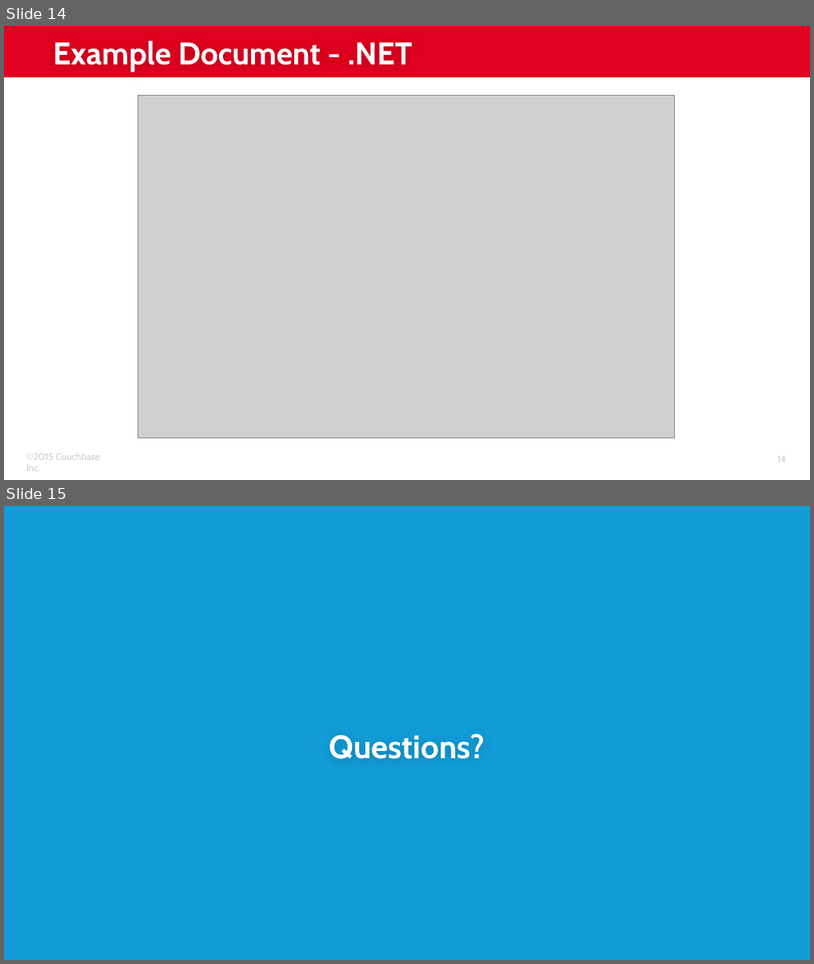
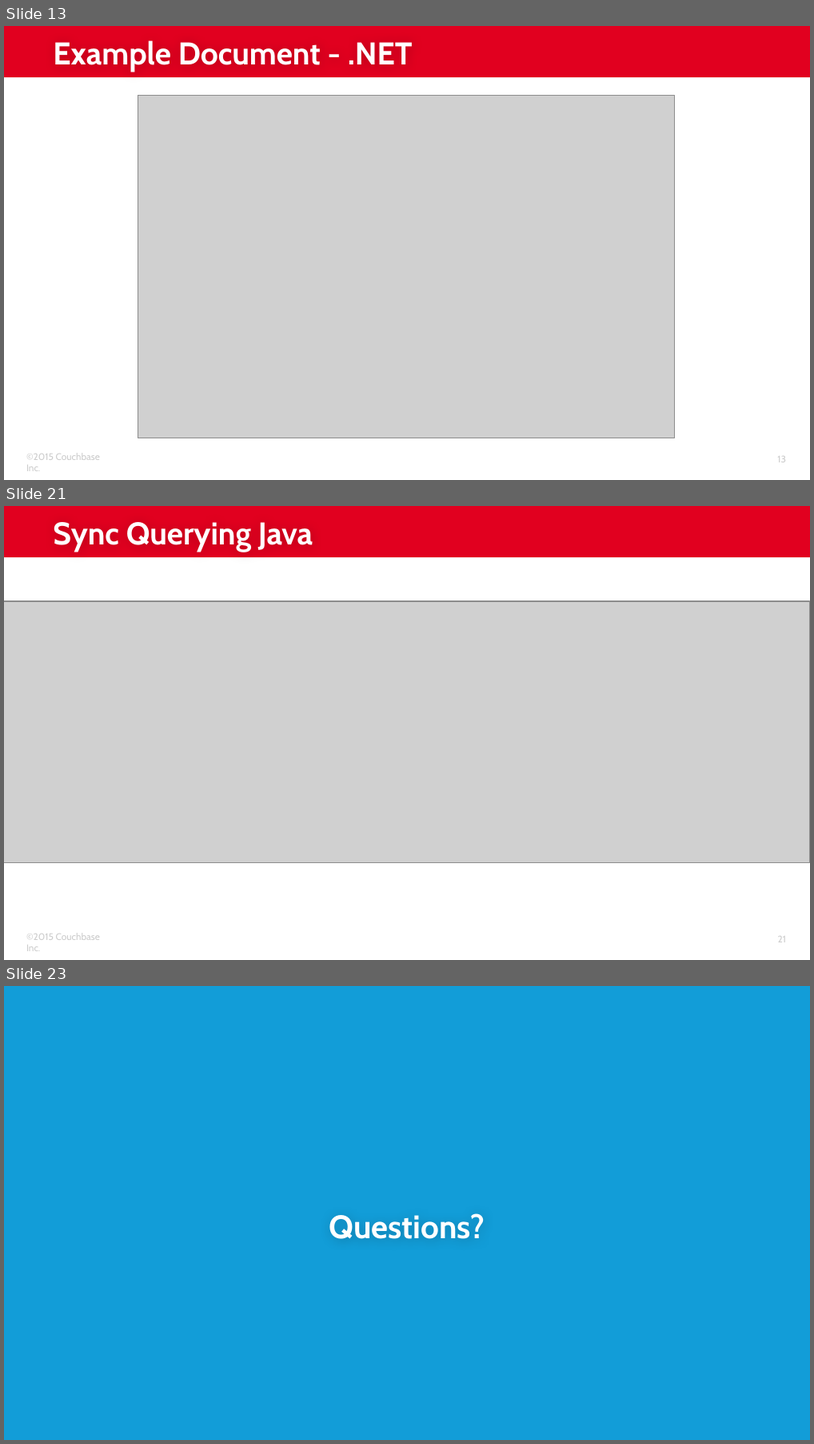
Before and after one commit to subalakr/workshop, a slide deck: server/presentations/02_SDKs.pptx. Shown one above the other, each under a label of ours: slides 14 and 15 before the commit, slides 13, 21 and 23 after it; the slides between them are not shown. The pictures are 814x964 and 814x1444 pixels, drawn with LibreOffice and Linux fonts; fonts in the diff are those of the drawing; grey boxes stand for pictures; background and template pictures are left out. Boxes give left, top, right and bottom in pixels: in the first picture for what was removed or moved away, otherwise in the second. Text is boxed around its words. In the diff, an @@ line names an element or a change of style, - is before the commit and + after.

```diff
--- a/server/presentations/02_SDKs.pptx
+++ b/server/presentations/02_SDKs.pptx
@@ slide 21 added at (4,506,810,960), background #FFFFFF; not listed: 3 template elements that a slide beside it also shows @@
@@ title added at (53,522,313,552), 28 pt, text #FFFFFF, bold @@
+Sync Querying Java
@@ picture added at (4,601,810,863) @@
@@ what was slide 14 is now slide 13 @@
@@ page number at (778,456,786,462): text changed @@
-14
+13
@@ what was slide 15 is now slide 23 @@
```
Also in this commit, not shown: 1 slide changed, 8 other slides added, 1 slide removed.
